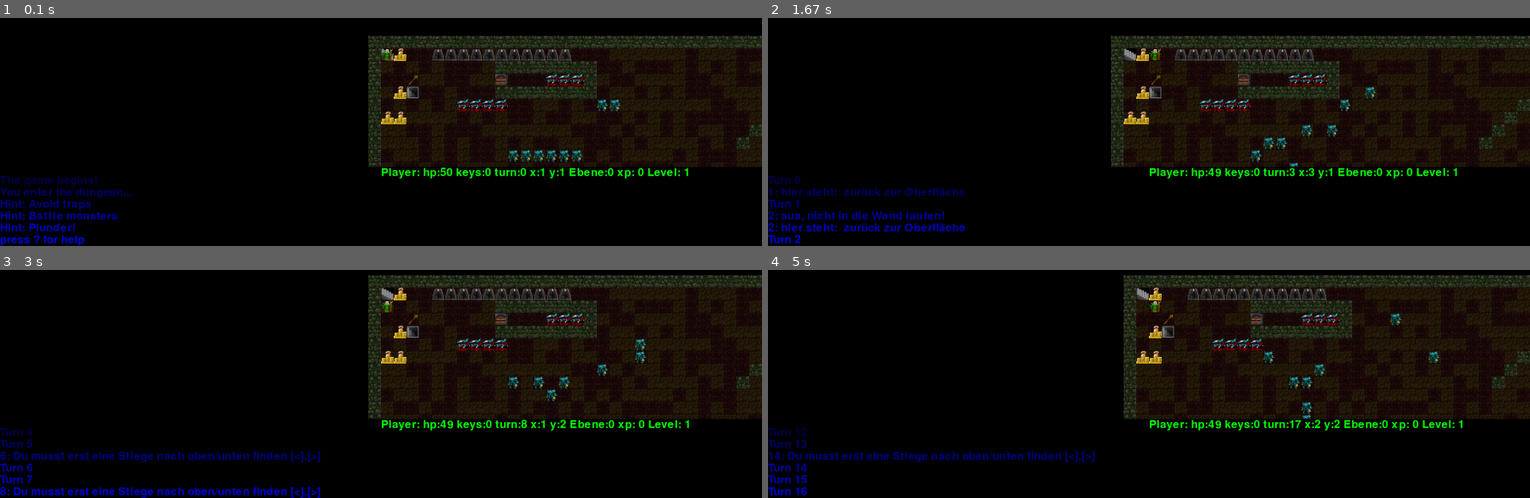
Above: before the commit, frames 1-4 (two rows, left to right).
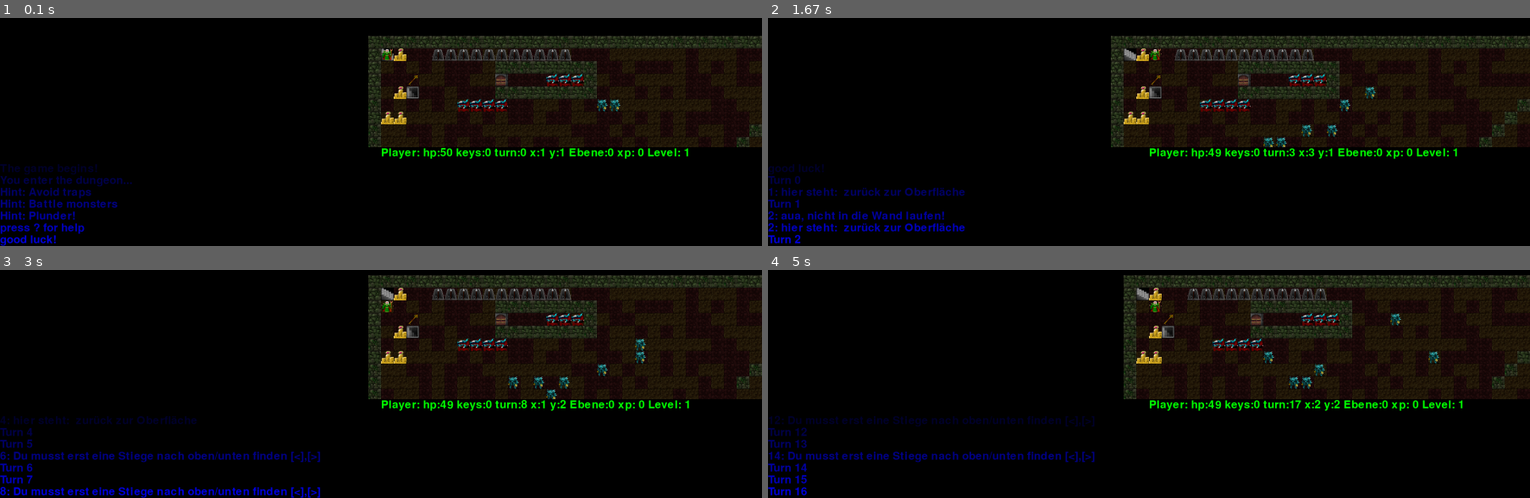
Above: after the commit, the same moments.

Repository: horstjens/spielend-programmieren
Game: pygame game, started from pyrogue/pygamerogue.py
Same seed, same stepped clock (60 frames per second), same inputs: the game is played once before the commit and once after it.
Inputs:
- Up to frame 1 (0.1 s): no input
- Up to frame 2 (1.67 s): hold Right 0.33-0.8 s; hold Up 0.83-1.13 s; hold Right 1.17-1.63 s
- Up to frame 3 (3 s): hold Left 1.67-2.2 s; hold Down 2.23-2.53 s; tap < at 2.38 s; hold Left 2.57-2.97 s; tap > at 2.72 s
- Up to frame 4 (5 s): hold Up 3-3.37 s; tap . at 3.15, 4.62 s; hold Right 3.4-4.03 s; tap < at 3.55 s; hold Down 4.07-4.43 s; tap > at 4.22 s; hold Left 4.47-4.93 s; hold Right from 4.97 s (still down)

The runs differ from the first frame. In frame 1, 5.9% of the frame differs, in the area x 0-100%, y 56-100%; in frame 2, 4.4%; in frame 3, 4.4%; in frame 4, 4.8%.

Commit message:
levelup für player verbessert

Diff:
--- a/pyrogue/pygamerogue.py
+++ b/pyrogue/pygamerogue.py
@@ -83,15 +83,12 @@
             m2.hitpoints -= damage
             txt.append("Kampf: {} verliert {} hitpoints ({} hp übrig)".format(m2.name, damage, m2.hitpoints))
             if m2.hitpoints < 1:
-
                 exp = random.randint(7, 10)
                 m1.xp += exp
                 txt.append("Kampf: {} hat keine Hitpoints mehr, {} bekommt {} Xp".format(m2.name, m1.name, exp))
-                if m1.xp >= 100:
-                    txt.append("Kampf: {} ist ein Level aufgestiegen".format(m1.name))
-                    m1.level += 1
-                    m1.xp = 0
-                    m1.hitpoints+=m1.level+random.randint(schaden+6, schaden+9)
+                line = m1.check_levelup()
+                if line:
+                    txt.append(line)
         else:
             txt.append("Kampf: {} bleibt unverletzt".format(m2.name))
     return txt
@@ -164,6 +161,9 @@
             if random.random() < 0.1:  # 10% Chance
                 self.rucksack[z] = 1
 
+    def check_levelup(self):
+        return ""
+
     def ai(self):
         """returns dx, dy: where the monster wants to go"""
         dirs = [(-1, 1), (0, 1), (1, 1), (-1, 0), (1, 0), (-1, -1), (0, -1), (1, -1)]
@@ -190,6 +190,26 @@
         else:
             self.hitpoints = hp
         self.bild = PygView.PLAYERBILD
+
+    def levelup(self):
+        self.level += 1
+        self.hitpoints += self.level* 2 + random.randint(1,6)
+
+    def check_levelup(self):
+        if self.xp >= 100 and self.level == 0:
+            self.levelup()
+            return "{} erreicht Level 1: Page".format(self.name)
+        elif self.xp >= 200 and self.level == 1:
+            self.levelup()
+            return "{} erreicht Level 2: Knappe".format(self.name)
+        elif self.xp >= 400 and self.level == 2:
+            self.levelup()
+            return "{} erreicht Level 3: Ritter".format(self.name)
+        else:
+            return ""
+
+
+
     def ai(self):
         return (0,0)
 
@@ -395,9 +415,36 @@
             monster.x += dx
             monster.y += dy
 
+class Flytext(pygame.sprite.Sprite):
+    def __init__(self, x, y, text="hallo", rgb=(255,0,0), blockxy = True):
+        self.text = text
+        self.r, self.g, self.b = rgb[0], rgb[1], rgb[2]
+        self._layer = 7
+        #self.groups = flytextgroup, allgroup
+        pygame.sprite.Sprite.__init__(self, self.groups)
+        if blockxy:
+            self.x, self.y = PygView.scrollx + x * SIDE, PygView.scrolly + y * SIDE
+        else:
+            self.x, self.y = x, y
+        self.image = write(self.text, (self.r, self.g, self.b), 22) # font 22
+        self.rect = self.image.get_rect()
+        self.rect.center = (self.x, self.y)
+        self.dy = -30
+        self.time = 0
+
+    def update(self, seconds):
+        self.y += self.dy * seconds
+        self.rect.center = (self.x, self.y)
+        self.time += seconds
+        if self.time > 2.0:
+            self.kill()
+
+
 
 
 class PygView(object):
+    scrollx = 0  # class variables, can be read from everywhere
+    scrolly = 0
 
     def __init__(self, levelnames, width=640, height=400, x=1,y=1, xp=0, level=1, hp=50,):
         pygame.init()
@@ -441,8 +488,11 @@
         self.level = self.levels[self.player.z]
         self.background = pygame.Surface((self.level.width*SIDE, self.level.depth*SIDE))
         #self.black = pygame.Surface((self.level.width*SIDE, self.level.depth*SIDE))
-        self.scrollx = 0
-        self.scrolly = 0
+
+
+        self.flytextgroup = pygame.sprite.Group()
+        self.allgroup = pygame.sprite.LayeredUpdates() # sprite group with layers
+        Flytext.groups = self.flytextgroup, self.allgroup
 
     def paint(self):
         for y in range(self.level.depth):
@@ -460,26 +510,28 @@
                 for key in [k for k in self.level.keys if k.x == x and k.y == y and not k.carried]:
                     self.background.blit(key.bild, (x * SIDE, y * SIDE))
         # Scrolling: der spieler wird immer in der Mitte vom Screen geblittet
-        self.scrollx = self.width / 2 - self.player.x * SIDE
-        self.scrolly = self.height / 2 - self.player.y * SIDE
+        PygView.scrollx = self.width / 2 - self.player.x * SIDE
+        PygView.scrolly = self.height / 2 - self.player.y * SIDE
         self.screen.fill((0, 0, 0))  # bildschirm löschen mit schwarzer Farbe
-        self.screen.blit(self.background, (self.scrollx, self.scrolly))
-
+        self.screen.blit(self.background, (PygView.scrollx, PygView.scrolly))
+        # ----- GUI für textbereich
+        gui_height = 250
         # ---- paint monsters ---
         for monster in self.level.monsters:
-            self.screen.blit(monster.bild, (self.scrollx + monster.x * SIDE, self.scrolly + monster.y * SIDE))
+            self.screen.blit(monster.bild, (PygView.scrollx + monster.x * SIDE, PygView.scrolly + monster.y * SIDE))
         # ---- paint player -----
-        self.screen.blit(self.player.bild, (self.scrollx + self.player.x * SIDE, self.scrolly + self.player.y * SIDE))
+        self.screen.blit(self.player.bild, (PygView.scrollx + self.player.x * SIDE, PygView.scrolly + self.player.y * SIDE))
         # ---- textbereich schwarz übermalen ---
-        pygame.draw.rect(self.screen, (0, 0, 0), (0, self.height - 200, self.width, 200))    # Textbereich ist 200 px hoch
+        pygame.draw.rect(self.screen, (0, 0, 0), (0, self.height - gui_height, self.width, gui_height))
+        # Textbereich ist 250 px hoch
         # ---- player status ----
         line = write("Player: hp:{} keys:{} turn:{} x:{} y:{} Ebene:{} xp: {} Level: {}".format(
                 self.player.hitpoints, len(self.player.keys), self.turns, self.player.x,
                 self.player.y, self.player.z, self.player.xp, self.player.level), (0, 255, 0))
 
-        self.screen.blit(line, (self.width / 2, self.height - 200))
+        self.screen.blit(line, (self.width / 2, self.height - gui_height))
         # ---- paint status messages ----- start 200 pixel from screen bottom
-        for number in range(-6, 0, 1):
+        for number in range(-7, 0, 1):
             if self.status[number][:6] == "Kampf:":
                 r, g, b = 255, 0, 255
             else:
@@ -487,12 +539,14 @@
             line = write("{}".format(self.status[number]), (r, g, b+30*number))  # Farbe wird heller
             self.screen.blit(line, (0, self.height + number * 30))
 
+
     def run(self):
         """The mainloop---------------------------------------------------"""
         self.clock = pygame.time.Clock()
         running = True
         self.status = ["The game begins!", "You enter the dungeon...", "Hint: Avoid traps",
-                       "Hint: Battle monsters", "Hint: Plunder!", "press ? for help"]
+                       "Hint: Battle monsters", "Hint: Plunder!", "press ? for help", "good luck!"]
+
         while running and self.player.hitpoints > 0:
             self.seconds = self.clock.tick(self.fps)/1000.0  # seconds since last frame
             for event in pygame.event.get():
@@ -516,6 +570,9 @@
                         self.player.dx += 1
                     elif event.key == pygame.K_PERIOD or event.key == pygame.K_RETURN:
                         pass      # player steht eine runde lang herum
+                    #elif event.key == pygame.K_t:
+                        # test flytext at player pos
+                    #    Flytext(self.player.x, self.player.y, "player test")
                     elif event.key == pygame.K_LESS or event.key == pygame.K_GREATER:     # "<":                 # ------ level up
                         if type(wo).__name__ == "Stair":
                             if not wo.down:
@@ -620,7 +677,13 @@
             pygame.display.set_caption("  press Esc to quit. Fps: %.2f (%i x %i)"%(
                                 self.clock.get_fps(), self.width, self.height))
             self.paint()
+            #self.allgroup.clear(self.screen, self.background)
+            self.allgroup.update(self.seconds)
+            self.allgroup.draw(self.screen)
+
+              #  ------- draw the sprites ------
             pygame.display.flip()
+            #print("scrollxy", PygView.scrollx, PygView.scrolly)
         # ------------ game over -----------------
         pygame.quit()
         print("Game Over. Hitpoints: {}".format(self.player.hitpoints))
